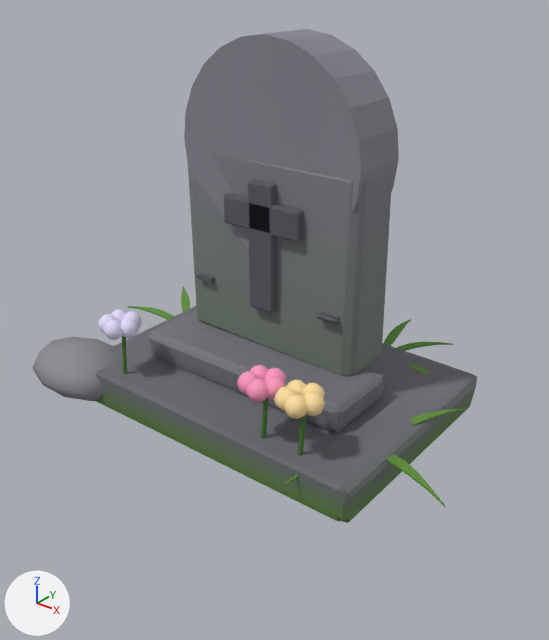
An edit to the glTF model docs/assets/deco_tomb_lite.glb, drawn before and after from the same camera.
Before and after are seen from a camera (50 mm lens) standing at (2.12, -2.64, 2.13) and looking at (0.12, -0.13, 0.57). Arrows for +X, +Y and +Z are at lower left; the lights stay in place. The older version comes first. Vertices at exactly the same position are counted once.
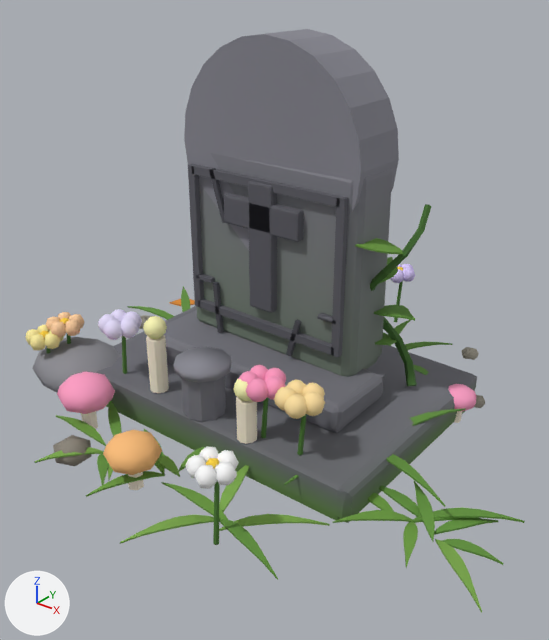
What differs and where, as boxes (x1, y1, x2, y2) in the pictures (549 x 640 px):
```json
{"object": "Cube", "change": "reshaped", "before": [32, 29, 477, 523], "after": [25, 29, 525, 613], "on screen": "12% wider, 18% taller"}
{"part": 1, "of": "me_cube", "change": "added", "after": [192, 165, 340, 207]}
{"part": 2, "of": "me_cube", "change": "added", "after": [198, 299, 334, 356]}
{"part": 3, "of": "me_cube", "change": "added", "after": [188, 164, 204, 307]}
{"part": 4, "of": "me_cube", "change": "added", "after": [331, 196, 349, 357]}
{"part": 5, "of": "me_cube", "change": "added", "after": [146, 335, 169, 393]}
{"part": 6, "of": "me_cube", "change": "added", "after": [143, 316, 167, 339], "on screen": "beige"}
{"part": 7, "of": "me_cube", "change": "added", "after": [236, 397, 257, 444]}
{"part": 8, "of": "me_cube", "change": "added", "after": [233, 379, 251, 401]}
{"part": 9, "of": "me_cube", "change": "added", "after": [181, 376, 226, 421]}
{"part": 10, "of": "me_cube", "change": "added", "after": [174, 347, 231, 383]}
{"part": 11, "of": "me_cube", "change": "added", "after": [474, 395, 485, 408]}
{"part": 12, "of": "me_cube", "change": "added", "after": [462, 347, 479, 360]}
{"part": 13, "of": "me_cube", "change": "added", "after": [139, 315, 152, 329], "on screen": "mostly hidden"}
{"part": 14, "of": "me_cube", "change": "added", "after": [53, 435, 92, 466]}
{"part": 15, "of": "me_cube", "change": "added", "after": [25, 312, 525, 613]}
{"part": 16, "of": "me_cube", "change": "added", "after": [390, 264, 415, 322], "on screen": "purple"}
{"part": 17, "of": "me_cube", "change": "added", "after": [209, 168, 477, 423]}
{"part": 18, "of": "me_cube", "change": "added", "after": [169, 299, 195, 306]}
```

Scene script edits in JSON lines:
```json
{"block": "me_cube", "where": "# used by ob_cube; location = (0.0, 0.0, 0.0)"}
{"op": "remove", "block": "me_cube", "code": "me_cube.from_pydata(...)  # 1616 vertices, 3076 faces; spans x -1.21..1.17, y -0.74..1.02, z 0.0..1.82"}
{"op": "add", "block": "me_cube", "code": "me_cube.from_pydata(...)  # 3825 vertices, 7110 faces; spans x -1.25..1.48, y -1.25..1.4, z 0.0..1.82"}
{"block": "me_cube", "change": "me_cube part 1: a new loose piece, a box spanning x -0.425..0.425, y -0.085..-0.055, z 1.167..1.207, in mat_m"}
{"block": "me_cube", "change": "me_cube part 2: a new loose piece, a box spanning x -0.425..0.425, y -0.085..-0.055, z 0.467..0.507, in mat_m"}
{"block": "me_cube", "change": "me_cube part 3: a new loose piece, a box spanning x -0.45..-0.41, y -0.085..-0.055, z 0.467..1.207, in mat_m"}
{"block": "me_cube", "change": "me_cube part 4: a new loose piece, a box spanning x 0.41..0.45, y -0.085..-0.055, z 0.467..1.207, in mat_m"}
{"block": "me_cube", "change": "me_cube part 5: a new loose piece, a 10-sided cylinder along z spanning x -0.343..-0.257, y -0.545..-0.455, z 0.217..0.497, in mat_m"}
{"block": "me_cube", "change": "me_cube part 6: a new loose piece, an icosphere of 80 faces spanning x -0.36..-0.25, y -0.56..-0.44, z 0.49..0.6, in mat_m"}
{"block": "me_cube", "change": "me_cube part 7: a new loose piece, a 10-sided cylinder along z spanning x 0.257..0.343, y -0.595..-0.505, z 0.217..0.417, in mat_m"}
{"block": "me_cube", "change": "me_cube part 8: a new loose piece, an icosphere of 80 faces spanning x 0.25..0.36, y -0.61..-0.5, z 0.41..0.52, in mat_m"}
{"block": "me_cube", "change": "me_cube part 9: a new loose piece, a 10-sided cylinder along z spanning x -0.1..0.1, y -0.6..-0.4, z 0.22..0.44, in mat_m"}
{"block": "me_cube", "change": "me_cube part 10: a new loose piece, a 10-sided cylinder along z spanning x -0.124..0.124, y -0.63..-0.37, z 0.437..0.477, in mat_m"}
{"block": "me_cube", "change": "me_cube part 11: a new loose piece, an icosphere of 20 faces spanning x 0.807..0.901, y 0.543..0.633, z 0.032..0.099, in mat_m"}
{"block": "me_cube", "change": "me_cube part 12: a new loose piece, an icosphere of 20 faces spanning x 0.555..0.653, y 0.992..1.086, z 0.032..0.103, in mat_m"}
{"block": "me_cube", "change": "me_cube part 13: a new loose piece, an icosphere of 20 faces spanning x -1.2..-1.07, y 0.098..0.224, z 0.022..0.115, in mat_m"}
{"block": "me_cube", "change": "me_cube part 14: a new loose piece, an icosphere of 20 faces spanning x -0.48..-0.31, y -1.05..-0.88, z 0.01..0.13, in mat_m"}
{"block": "me_cube", "change": "me_cube part 15: 1164 vertices added at x -1.11..1.48, y -1.25..-0.17, z 0.04..0.45"}
{"block": "me_cube", "change": "me_cube part 16: 290 vertices added at x -0.88..0.13, y 0.7..1.4, z 0.04..0.41"}
{"block": "me_cube", "change": "me_cube part 17: 281 vertices added at x -0.32..0.93, y -0.09..0.59, z 0.04..1.21"}
{"block": "me_cube", "change": "me_cube part 18: 28 vertices added at x -1.25..-1.11, y 0.48..0.6, z 0.05..0.06"}
{"block": "me_cube", "change": "other edits to the shape of me_cube do not show in these pictures"}
```
